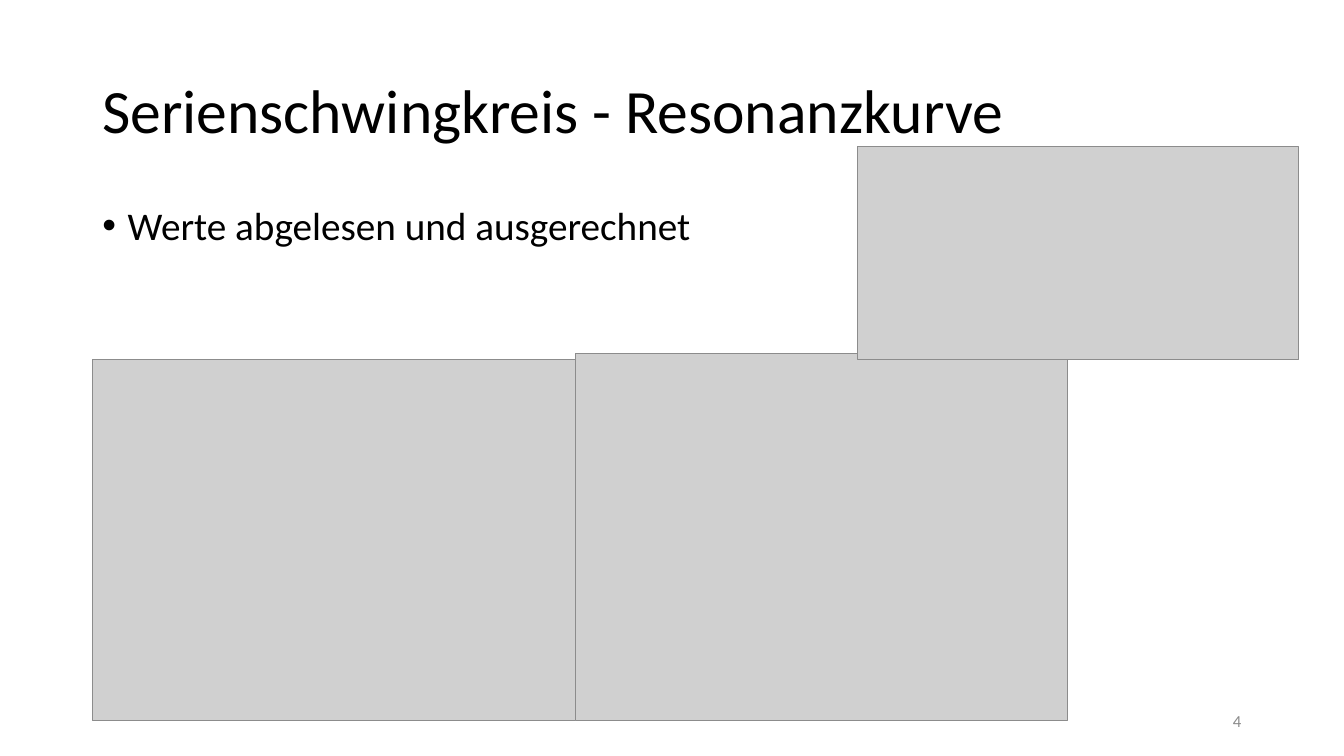
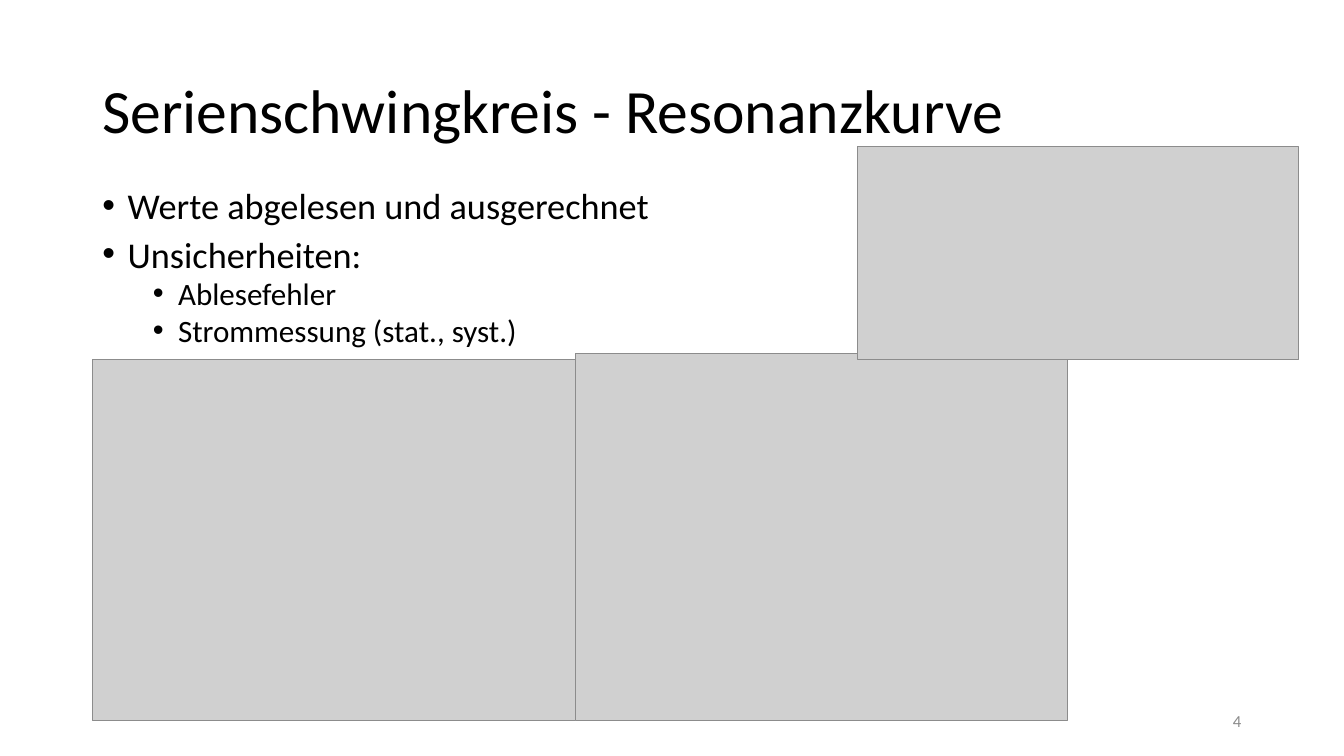
Before and after one commit to thewhitecat/grundpraktikum1, a slide deck: slide 4 of grundpraktikum2/E-Lehre/E-Lehre.pptx. Drawn at 1344x756 pixels with LibreOffice and Linux fonts; fonts in the diff are those of the drawing; grey boxes stand for pictures. Boxes give left, top, right and bottom in pixels: in the first picture for what was removed or moved away, otherwise in the second. Text is boxed around its words. In the diff, an @@ line names an element or a change of style, - is before the commit and + after.

Commit message:
PPP?!

```diff
--- a/grundpraktikum2/E-Lehre/E-Lehre.pptx
+++ b/grundpraktikum2/E-Lehre/E-Lehre.pptx
@@ text "Werte abgelesen und ausgerechnet": place and size @@
-text "Werte abgelesen und ausgerechnet" at <box>128,212,690,247</box>
+text "Werte abgelesen und ausgerechnet" at <box>128,193,649,348</box>
@@ text at <box>128,193,649,226</box>: size 28 to 25.9 pt in "Werte abgelesen und ausgerechnet"; line spacing 0.9 to 0.8 @@
@@ text at <box>128,242,517,348</box>: paragraphs added @@
+• Unsicherheiten:
+  • Ablesefehler
+  • Strommessung (stat., syst.)
```
Also in this commit, not shown: 2 other slides changed, 1 slide added.
